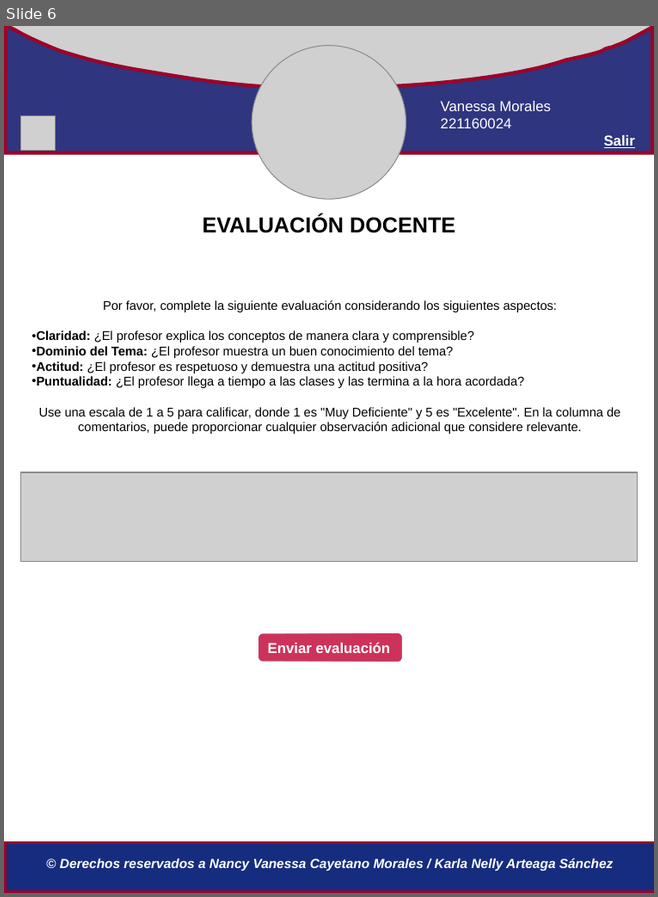
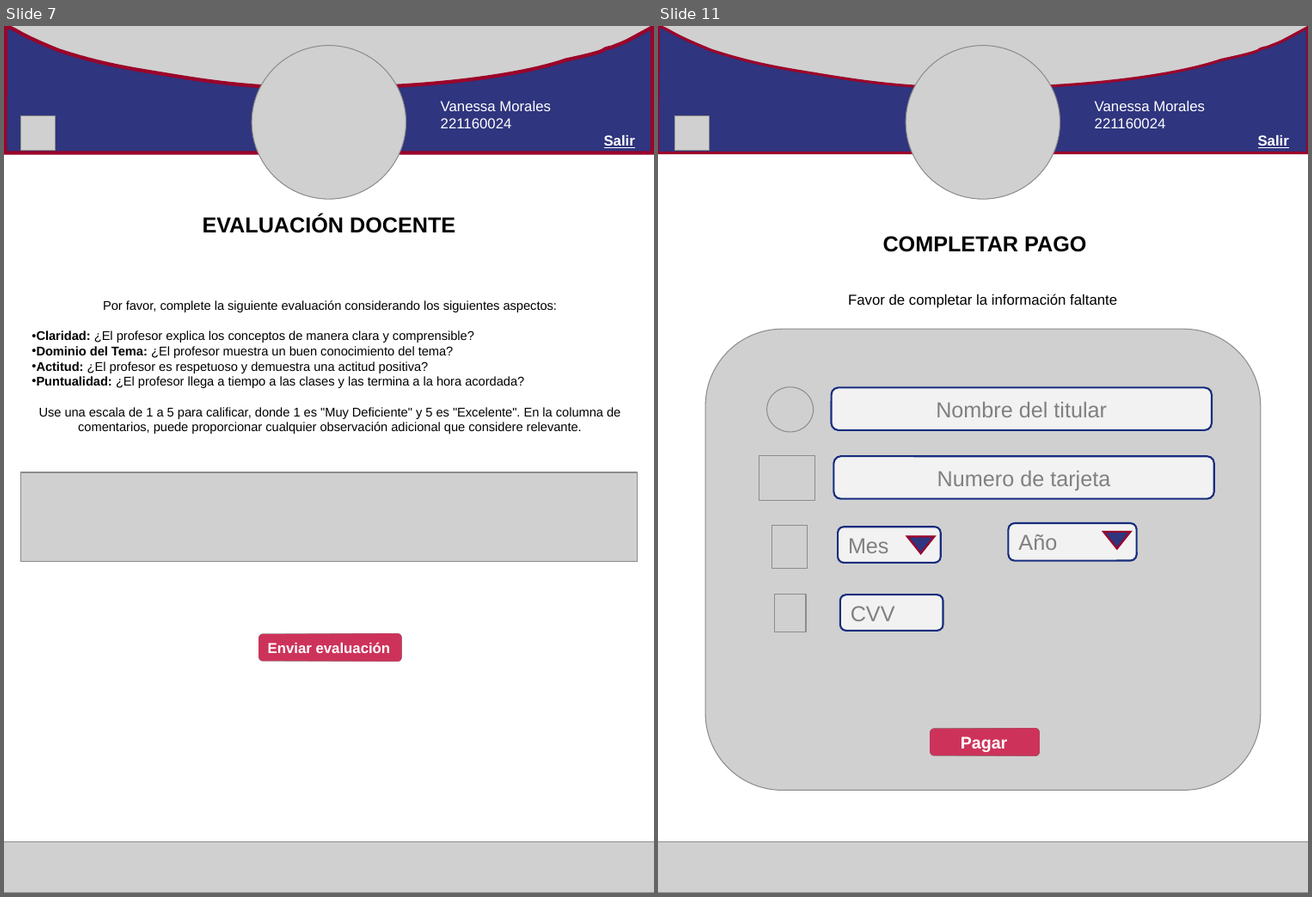
Before and after one commit to IngMiranda/TecnologiasWeb_9, a slide deck: Propuesta-páginas-alumno.pptx. Shown side by side, each under a label of ours: slide 6 before the commit, slides 7 and 11 after it; the slides between them are not shown. The pictures are 658x897 and 1312x897 pixels, drawn with LibreOffice and Linux fonts; fonts in the diff are those of the drawing; grey boxes stand for pictures. Boxes give left, top, right and bottom in pixels: in the first picture for what was removed or moved away, otherwise in the second. Text is boxed around its words. In the diff, an @@ line names an element or a change of style, - is before the commit and + after.

```diff
--- a/Propuesta-páginas-alumno.pptx
+++ b/Propuesta-páginas-alumno.pptx
@@ slide 11 added at (x1=658, y1=26, x2=1308, y2=893), background #FFFFFF @@
@@ picture added at (x1=658, y1=26, x2=1308, y2=103) @@
@@ freeform shape added at (x1=658, y1=26, x2=1308, y2=152), fill #2F357E, outline #9B042A 2.25 pt @@
@@ picture added at (x1=906, y1=45, x2=1060, y2=199) @@
@@ text added at (x1=1095, y1=101, x2=1289, y2=148), 12 pt, text #FFFFFF @@
+Vanessa Morales
+221160024
+Salir
@@ picture added at (x1=674, y1=116, x2=708, y2=150) @@
@@ text added at (x1=883, y1=236, x2=1086, y2=252), 18 pt, text #000000, bold @@
+COMPLETAR PAGO
@@ text added at (x1=848, y1=293, x2=1117, y2=308), 12 pt, text #000000 @@
+Favor de completar la información faltante
@@ picture added at (x1=705, y1=329, x2=1262, y2=790) @@
@@ picture added at (x1=767, y1=386, x2=813, y2=432) @@
@@ rounded rectangle added at (x1=832, y1=387, x2=1212, y2=430), fill #F2F2F2, outline #162C7E 1.5 pt, 18 pt, text #808080 @@
+Nombre del titular
@@ picture added at (x1=759, y1=455, x2=815, y2=500) @@
@@ rounded rectangle added at (x1=834, y1=456, x2=1214, y2=498), fill #F2F2F2, outline #162C7E 1.5 pt, 18 pt, text #808080 @@
+Numero de tarjeta
@@ picture added at (x1=772, y1=526, x2=807, y2=568) @@
@@ rounded rectangle added at (x1=838, y1=527, x2=941, y2=563), fill #F2F2F2, outline #162C7E 1.5 pt, 18 pt, text #808080 @@
+Mes
@@ triangle added at (x1=907, y1=537, x2=935, y2=554), fill #2F357E, outline #9B042A 1.5 pt @@
@@ rounded rectangle added at (x1=1008, y1=523, x2=1136, y2=560), fill #F2F2F2, outline #162C7E 1.5 pt, 18 pt, text #808080 @@
+Año
@@ triangle added at (x1=1103, y1=532, x2=1130, y2=549), fill #2F357E, outline #9B042A 1.5 pt @@
@@ picture added at (x1=775, y1=594, x2=806, y2=632) @@
@@ rounded rectangle added at (x1=840, y1=594, x2=944, y2=631), fill #F2F2F2, outline #162C7E 1.5 pt, 18 pt, text #808080 @@
+CVV
@@ rounded rectangle added at (x1=925, y1=728, x2=1042, y2=755), fill #9B042A, outline #2F357E 2.25 pt, 14 pt, text #FFFFFF, bold @@
+Pagar
@@ picture added at (x1=658, y1=842, x2=1308, y2=893) @@
@@ what was slide 6 is now slide 7 @@
@@ slide 7 changed as well @@
@@ picture added at (x1=4, y1=842, x2=654, y2=893) @@
@@ rectangle removed at (x1=5, y1=843, x2=654, y2=892) @@
@@ text removed at (x1=60, y1=858, x2=614, y2=871) @@
-© Derechos reservados a Nancy Vanessa Cayetano Morales / Karla Nelly Arteaga Sánchez
```
Also in this commit, not shown: 6 other slides changed, 4 other slides added.
